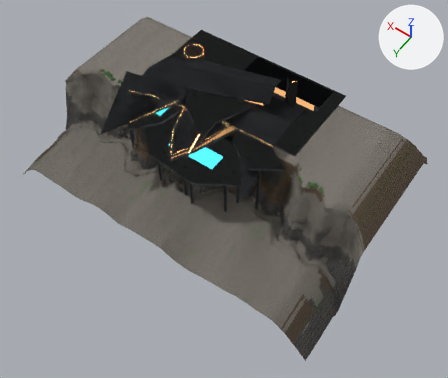
A saved change to the glTF model assets/ariel-home/ariel-home-512.glb.
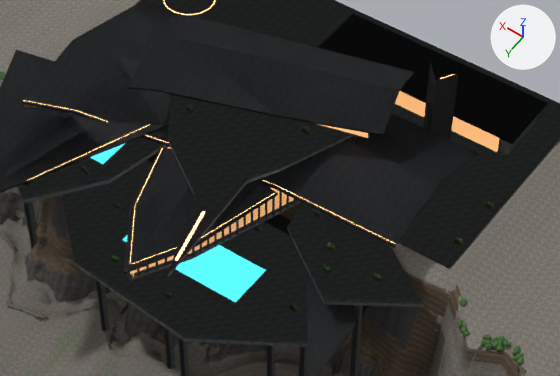
Each version appears first whole from a 50 mm camera at (-276.0, 368.0, 466.0) aimed at (-32.0, 27.0, -70.0), and next in a close-up on the part from 27% to 75% of the width and 14% to 52% of the height. Arrows for +X, +Y and +Z are at upper right; the lights stay in place. The first two pictures are the older version. Where no turn or scale is listed for an object, it has been applied to the vertices. Vertices at exactly the same position are counted once.

Names of what the first close-up shows: 'Mansion_LOD0_mesh', 'Mansion_LOD1_mesh'.
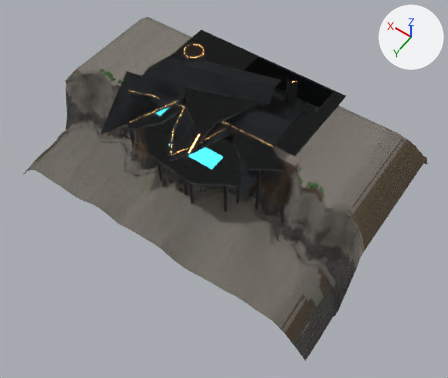
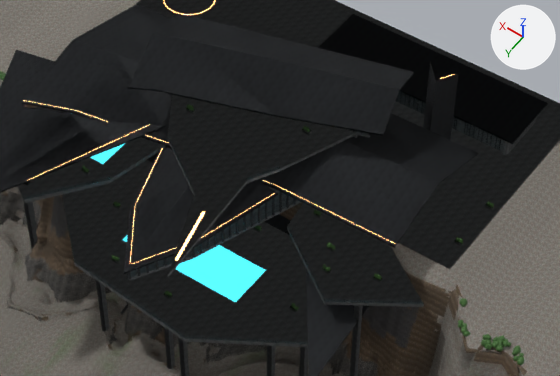
The change, as a diff of the scene's bpy script:
```diff
--- a/assets/ariel-home/ariel-home-512.glb.py
+++ b/assets/ariel-home/ariel-home-512.glb.py
@@ me_mansion_lod1_mesh @@
 # used by ob_mansion_lod1_mesh; location = (0.0, 0.0, 0.0)
-me_mansion_lod1_mesh.from_pydata(...)  # 10220 vertices, 16008 faces; spans x -200.0..201.0, y -125.0..125.0, z -119.0..44.0
+me_mansion_lod1_mesh.from_pydata(...)  # 9354 vertices, 15158 faces; spans x -200.0..201.0, y -125.0..125.0, z -119.0..44.0
+# me_mansion_lod1_mesh part 1: 8 loose pieces with 866 vertices, spanning x -81.0..66.0, y -67.0..72.0, z -28.0..40.0, are deleted
 me_mansion_lod1_mesh.materials.append(mat_ah_slate)
@@ me_mansion_lod1_mesh @@
 me_mansion_lod1_mesh.materials.append(mat_ah_dark)
-me_mansion_lod1_mesh.materials.append(mat_ah_glow)
 me_mansion_lod1_mesh.materials.append(mat_ah_leaf)
```

What differs and where, as boxes [x1, y1, x2, y2] in the close-ups (560 x 376 px):
part 1 of me_mansion_lod1_mesh, deleted (mostly hidden)
    before: [130, 91, 499, 277]
